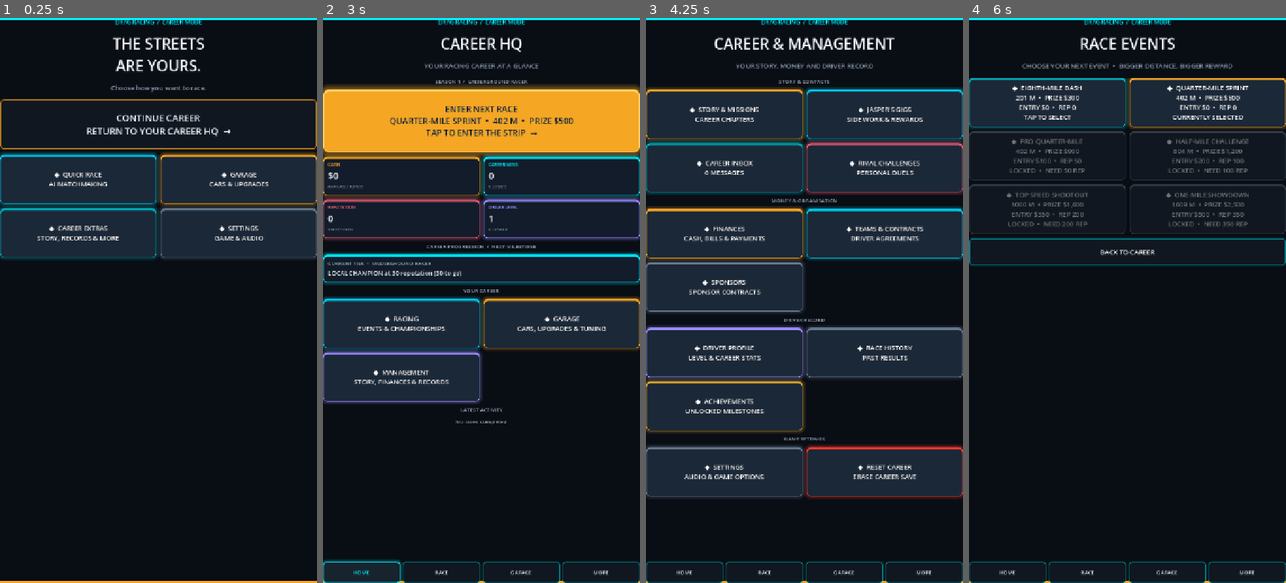
Above: before the commit, frames 1-4 (left to right).
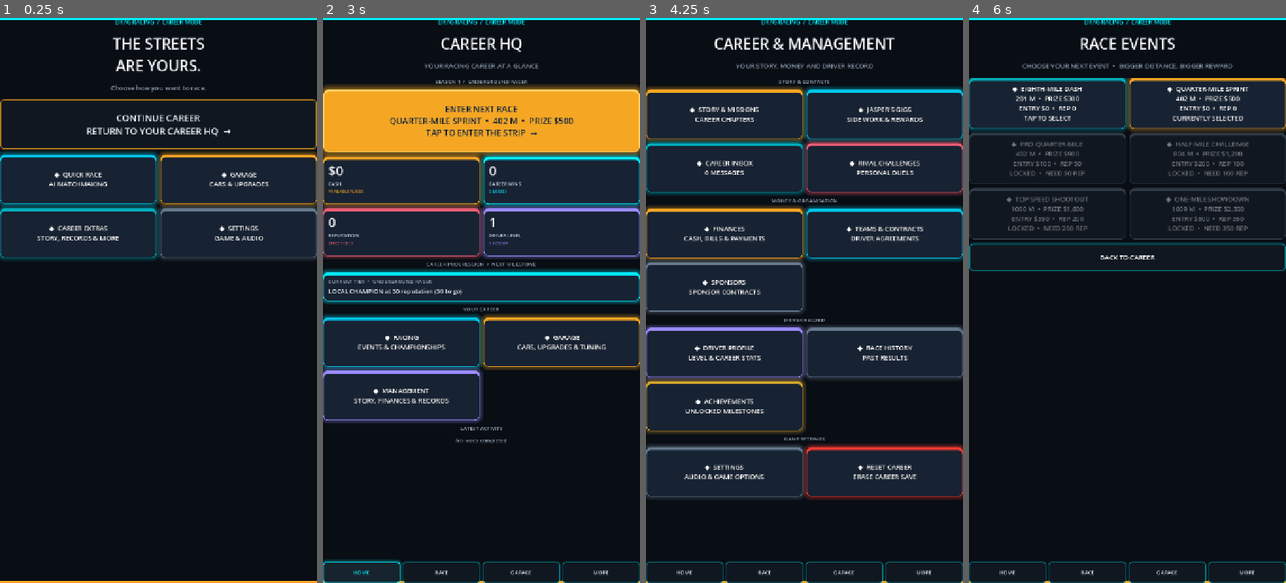
Above: after the commit, the same moments.

Repository: gleeshyyy/-Drag-Racing-Career
Game: Godot game, scene res://main.tscn
Two runs of this game, one before a commit and one after it. Both use one fixed random seed, a clock stepped at 60 frames per second and the inputs below.
Inputs:
- Up to frame 1 (0.25 s): no input
- Up to frame 2 (3 s): click "◆ CAREER EXTRAS STORY, RECORD…" at 0.5 s; click "◆ STORY & MISSIONS CAREER CHA…" at 1.25 s; click "CALL JASPER" at 2 s; click "HOME" at 2.75 s
- Up to frame 3 (4.25 s): click "◆ MANAGEMENT STORY, FINANCES …" at 3.5 s
- Up to frame 4 (6 s): click "◆ STORY & MISSIONS CAREER CHA…" at 4.25 s; click "RACE" at 5 s; click "◆ CAREER EVENTS SELECT YOUR N…" at 5.75 s

The runs differ from the first frame. In frame 1, 0.6% of the frame differs, in the area x 0-100%, y 24-43%; in frame 2, 21%, in the area x 0-100%, y 24-76%; in frame 3, 1.6%; in frame 4, 7.9%.

Commit message:
Strengthen solid racing dashboard cards and stat typography

Diff:
--- a/main.gd
+++ b/main.gd
@@ -3562,20 +3562,20 @@
 
 func _dashboard_card_style(accent: Color) -> StyleBoxFlat:
 	var style := StyleBoxFlat.new()
-	style.bg_color = Color("#121c2b")
+	style.bg_color = Color("#172233")
 	style.border_width_left = 1
-	style.border_width_top = 5
+	style.border_width_top = 7
 	style.border_width_right = 1
 	style.border_width_bottom = 1
-	style.border_color = Color("#26384b")
+	style.border_color = Color("#30445b")
 	style.border_color = accent
-	style.corner_radius_top_left = 9
-	style.corner_radius_top_right = 9
-	style.corner_radius_bottom_left = 9
-	style.corner_radius_bottom_right = 9
-	style.shadow_color = Color(accent.r, accent.g, accent.b, 0.30)
-	style.shadow_size = 8
-	style.set_content_margin_all(11)
+	style.corner_radius_top_left = 10
+	style.corner_radius_top_right = 10
+	style.corner_radius_bottom_left = 10
+	style.corner_radius_bottom_right = 10
+	style.shadow_color = Color(accent.r, accent.g, accent.b, 0.36)
+	style.shadow_size = 10
+	style.set_content_margin_all(12)
 	return style
 
 func _make_hero_button(caption: String) -> Button:
@@ -3620,25 +3620,34 @@
 func _make_dashboard_stat(caption: String, value: String, detail: String, accent: Color) -> PanelContainer:
 	var card := PanelContainer.new()
 	card.size_flags_horizontal = Control.SIZE_EXPAND_FILL
-	card.custom_minimum_size = Vector2(0, 88)
-	card.add_theme_stylebox_override("panel", _dashboard_card_style(accent))
+	card.custom_minimum_size = Vector2(0, 108)
+	var card_style := _dashboard_card_style(accent)
+	card_style.bg_color = Color("#172233")
+	card_style.border_width_top = 7
+	card_style.border_width_left = 1
+	card_style.border_width_right = 1
+	card_style.border_width_bottom = 1
+	card_style.set_content_margin_all(12)
+	card.add_theme_stylebox_override("panel", card_style)
 	var content := VBoxContainer.new()
-	content.add_theme_constant_override("separation", 3)
+	content.add_theme_constant_override("separation", 2)
 	card.add_child(content)
-	var heading := Label.new()
-	heading.text = caption
-	heading.add_theme_font_size_override("font_size", 10)
-	heading.add_theme_color_override("font_color", accent)
-	content.add_child(heading)
 	var amount := Label.new()
 	amount.text = value
-	amount.add_theme_font_size_override("font_size", 21)
-	amount.add_theme_color_override("font_color", Color("#f2f6fa"))
+	amount.add_theme_font_size_override("font_size", 29)
+	amount.add_theme_color_override("font_color", Color("#ffffff"))
+	amount.add_theme_constant_override("outline_size", 1)
+	amount.add_theme_color_override("font_outline_color", Color("#08111c"))
 	content.add_child(amount)
+	var heading := Label.new()
+	heading.text = caption.to_upper()
+	heading.add_theme_font_size_override("font_size", 11)
+	heading.add_theme_color_override("font_color", Color("#c4d2df"))
+	content.add_child(heading)
 	var note := Label.new()
-	note.text = detail
+	note.text = detail.to_upper()
 	note.add_theme_font_size_override("font_size", 9)
-	note.add_theme_color_override("font_color", Color("#8293a3"))
+	note.add_theme_color_override("font_color", accent)
 	content.add_child(note)
 	return card
 
@@ -3655,8 +3664,9 @@
 	button.add_theme_constant_override("outline_size", 1)
 	button.add_theme_color_override("font_outline_color", Color("#080d14"))
 	var normal := _dashboard_card_style(accent)
-	normal.bg_color = Color("#1b2838")
-	normal.set_content_margin_all(12)
+	normal.bg_color = Color("#172233")
+	normal.border_width_top = 7
+	normal.set_content_margin_all(14)
 	button.add_theme_stylebox_override("normal", normal)
 	var hover := normal.duplicate()
 	hover.bg_color = Color("#26394d")
@@ -3778,17 +3788,17 @@
 	var source := Color(fill)
 	style.bg_color = Color("#1b2838") if source.get_luminance() > 0.20 else Color("#121c2b")
 	style.border_width_left = 1
-	style.border_width_top = 4
+	style.border_width_top = 6
 	style.border_width_right = 1
 	style.border_width_bottom = 1
 	style.border_color = Color("#00f0ff")
-	style.shadow_color = Color(0.0, 0.94, 1.0, 0.24)
-	style.shadow_size = 9
-	style.set_content_margin_all(14)
-	style.corner_radius_top_left = 10
-	style.corner_radius_top_right = 10
-	style.corner_radius_bottom_left = 10
-	style.corner_radius_bottom_right = 10
+	style.shadow_color = Color(0.0, 0.94, 1.0, 0.30)
+	style.shadow_size = 10
+	style.set_content_margin_all(15)
+	style.corner_radius_top_left = 11
+	style.corner_radius_top_right = 11
+	style.corner_radius_bottom_left = 11
+	style.corner_radius_bottom_right = 11
 	return style
 
 func _small_label(caption: String) -> Label:
